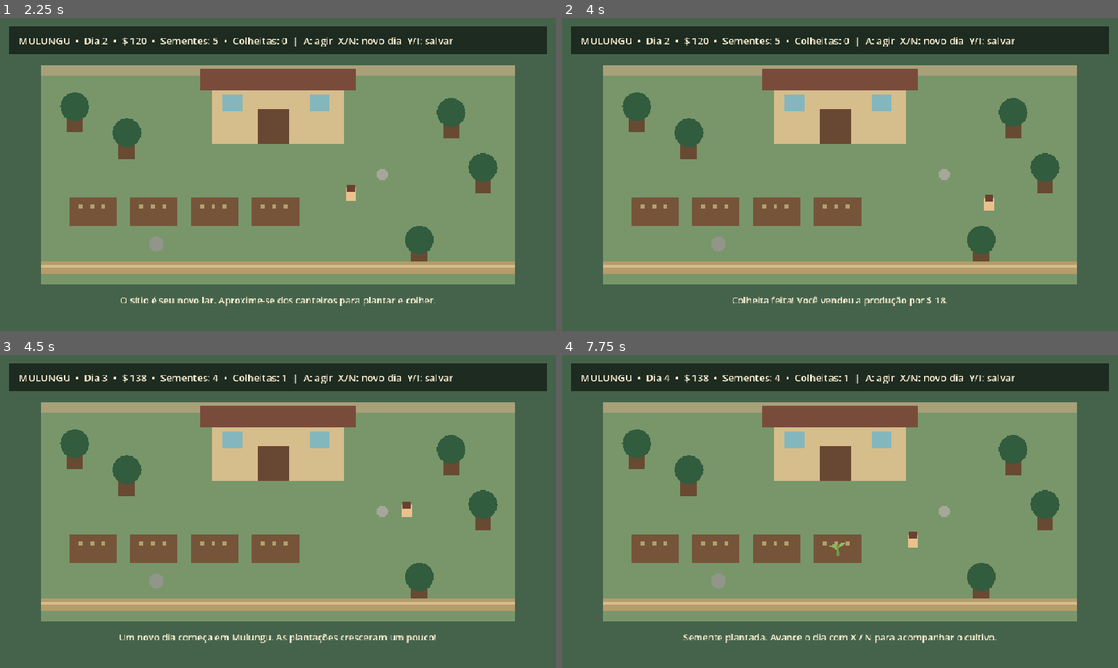
Above: before the commit, frames 1-4 (two rows, left to right).
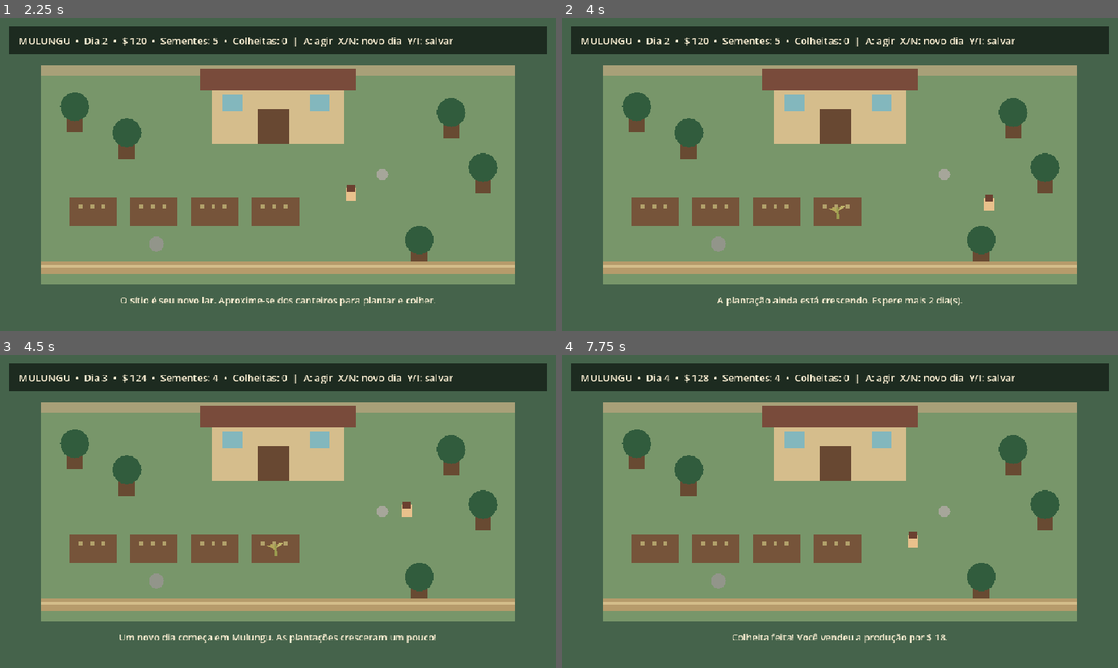
Above: after the commit, the same moments.

Repository: fbsdfb053-commits/The-past-of-Nordeste
Game: Godot game, scene res://scenes/main.tscn
The game is run twice, just before and just after one commit, with the same random seed, the same clock (stepped at 60 frames per second) and the same inputs.
Inputs:
- Up to frame 1 (2.25 s): click "ESPAÇO 1 — Novo jogo" at 0.5 s; tap Enter (interact) at 1.25, 2.1 s; hold D (move_right) 1.28-2.03 s; hold N (advance_day) 1.28-2.03 s; tap Space at 1.52 s; hold S (move_down) from 2.03 s (still down)
- Up to frame 2 (4 s): tap Space at 2.27, 3.77 s; release S (move_down) at 2.78 s; hold D (move_right) 2.78-3.53 s; tap E at 2.85 s; hold W (move_up) from 3.53 s (still down); tap Y at 3.6 s
- Up to frame 3 (4.5 s): release W (move_up) at 4.28 s; hold A (move_left) from 4.28 s (still down); hold N (advance_day) from 4.28 s (still down)
- Up to frame 4 (7.75 s): tap Space at 4.52, 5.27, 6.77, 7.52 s; release N (advance_day) at 5.03 s; tap Enter (interact) at 5.1 s; release A (move_left) at 5.78 s; hold S (move_down) 5.78-6.53 s; tap E at 5.85 s; hold D (move_right) 6.53-7.28 s; tap Y at 6.6 s; hold W (move_up) from 7.28 s (still down); hold N (advance_day) from 7.28 s (still down)

Frame 1 is identical in both runs. In frame 2, 0.6% of the frame differs, in the area x 27-72%, y 60-92%; in frame 3, less than 0.1%; in frame 4, 0.7%, in the area x 21-79%, y 6-92%.

Commit message:
Add crop growth over multiple in-game days

Diff:
--- a/scripts/game.gd
+++ b/scripts/game.gd
@@ -5,6 +5,7 @@
 var seeds := 5
 var harvested := 0
 var planted: Array[bool] = [false, false, false, false]
+var crop_days: Array[int] = [0, 0, 0, 0]
 var crop_visuals: Array[Node] = []
 
 var player: CharacterBody2D
@@ -189,12 +190,15 @@
 	seeds = int(data.get("seeds", 5))
 	harvested = int(data.get("harvested", 0))
 	var saved_plots = data.get("planted", [false, false, false, false])
+	var saved_crop_days = data.get("crop_days", [0, 0, 0, 0])
 	for i in range(min(4, saved_plots.size())):
 		planted[i] = bool(saved_plots[i])
+	for i in range(min(4, saved_crop_days.size())):
+		crop_days[i] = int(saved_crop_days[i])
 	_update_hud()
 
 func _save() -> void:
-	var data := {"player_x": player.position.x, "player_y": player.position.y, "day": day, "money": money, "seeds": seeds, "harvested": harvested, "planted": planted}
+	var data := {"player_x": player.position.x, "player_y": player.position.y, "day": day, "money": money, "seeds": seeds, "harvested": harvested, "planted": planted, "crop_days": crop_days}
 	if SaveManager.save_game(SAVE_SLOT, data):
 		_show_message("Jogo salvo no espaço %d!" % SAVE_SLOT)
 	else:
@@ -207,15 +211,19 @@
 func _interact() -> void:
 	if player.position.y > 285 and player.position.y < 380 and player.position.x > 105 and player.position.x < 835:
 		var plot := clampi(int((player.position.x - 120.0) / 105.0), 0, 3)
-		if planted[plot]:
+		if planted[plot] and crop_days[plot] >= 2:
 			planted[plot] = false
+			crop_days[plot] = 0
 			_refresh_crop_visuals()
 			harvested += 1
 			money += 18
 			_show_message("Colheita feita! Você vendeu a produção por $ 18.")
+		elif planted[plot]:
+			_show_message("A plantação ainda está crescendo. Espere mais %d dia(s)." % (2 - crop_days[plot]))
 		elif seeds > 0:
 			seeds -= 1
 			planted[plot] = true
+			crop_days[plot] = 0
 			_refresh_crop_visuals()
 			_show_message("Semente plantada. Avance o dia com X / N para acompanhar o cultivo.")
 		else:
@@ -227,6 +235,7 @@
 	day += 1
 	for i in range(planted.size()):
 		if planted[i]:
+			crop_days[i] += 1
 			money += 4
 	_update_hud()
 	_show_message("Um novo dia começa em Mulungu. As plantações cresceram um pouco!")
@@ -245,18 +254,19 @@
 			continue
 		var plant := Node2D.new()
 		plant.position = Vector2(161 + i * 105, 334)
+		var mature := crop_days[i] >= 2
 		plant.z_index = 4
 		add_child(plant)
 		var stem := Polygon2D.new()
 		stem.polygon = PackedVector2Array([Vector2(-3, 13), Vector2(3, 13), Vector2(2, -7), Vector2(-2, -7)])
-		stem.color = Color("#6f9b45")
+		stem.color = Color("#6f9b45" if mature else "#9a9b4f")
 		plant.add_child(stem)
 		var leaf_left := Polygon2D.new()
 		leaf_left.polygon = PackedVector2Array([Vector2(-1, 2), Vector2(-15, -5), Vector2(-4, -8)])
-		leaf_left.color = Color("#8eb65b")
+		leaf_left.color = Color("#8eb65b" if mature else "#b3a65a")
 		plant.add_child(leaf_left)
 		var leaf_right := Polygon2D.new()
 		leaf_right.polygon = PackedVector2Array([Vector2(1, -1), Vector2(14, -9), Vector2(5, -10)])
-		leaf_right.color = Color("#9abd62")
+		leaf_right.color = Color("#9abd62" if mature else "#c0b46a")
 		plant.add_child(leaf_right)
 		crop_visuals.append(plant)
